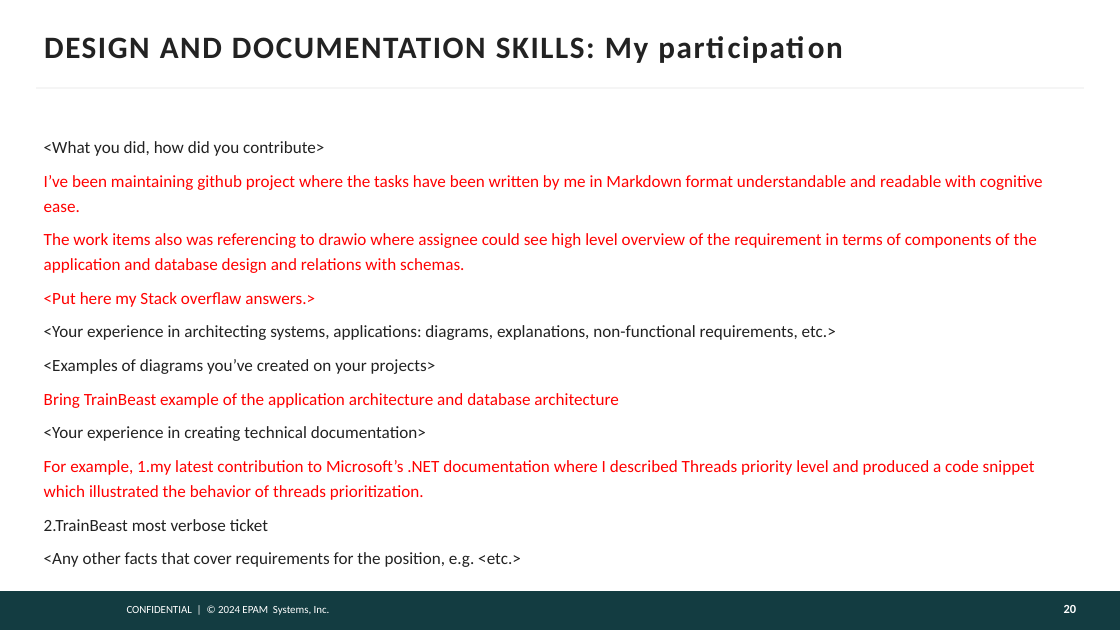
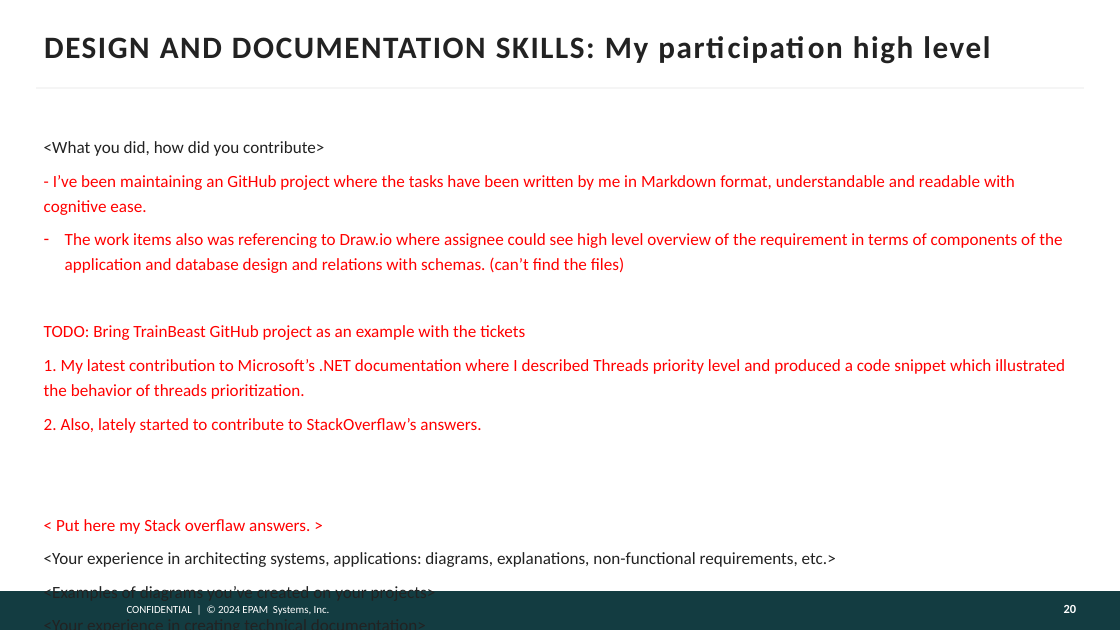
Before and after one commit to victoravt/Papers, a slide deck: slide 20 of Assessment Epam A2-A3/presentation-template.pptx. Drawn at 1120x630 pixels with LibreOffice and Linux fonts; fonts in the diff are those of the drawing; background and template pictures are left out. Boxes give left, top, right and bottom in pixels: in the first picture for what was removed or moved away, otherwise in the second. Text is boxed around its words. In the diff, an @@ line names an element or a change of style, - is before the commit and + after.

```diff
--- a/Assessment Epam A2-A3/presentation-template.pptx
+++ b/Assessment Epam A2-A3/presentation-template.pptx
@@ title at (x1=44, y1=36, x2=990, y2=64): text changed @@
-DESIGN AND DOCUMENTATION SKILLS: My participation
+DESIGN AND DOCUMENTATION SKILLS: My participation high level
@@ text at (x1=44, y1=175, x2=1065, y2=534): text changed @@
-I’ve been maintaining github project where the tasks have been written by me in Markdown format understandable and readable with cognitive ease.
-The work items also was referencing to drawio where assignee could see high level overview of the requirement in terms of components of the application and database design and relations with schemas.
-<Put here my Stack overflaw answers.>
+- I’ve been maintaining an GitHub project where the tasks have been written by me in Markdown format, understandable and readable with cognitive ease.
+– The work items also was referencing to Draw.io where assignee could see high level overview of the requirement in terms of components of the application and database design and relations with schemas. (can’t find the files)
+TODO: Bring TrainBeast GitHub project as an example with the tickets
+1. My latest contribution to Microsoft’s .NET documentation where I described Threads priority level and produced a code snippet which illustrated the behavior of threads prioritization.
+2. Also, lately started to contribute to StackOverflaw’s answers.
+< Put here my Stack overflaw answers. >
@@ text at (x1=44, y1=393, x2=618, y2=408): paragraph removed @@
-Bring TrainBeast example of the application architecture and database architecture
@@ text at (x1=44, y1=460, x2=1035, y2=531): text changed @@
-For example, 1.my latest contribution to Microsoft’s .NET documentation where I described Threads priority level and produced a code snippet which illustrated the behavior of threads prioritization.
-2.TrainBeast most verbose ticket
-<Any other facts that cover requirements for the position, e.g. <etc.>
+1.
```
Also in this commit, not shown: 3 other slides changed, 1 other file.
